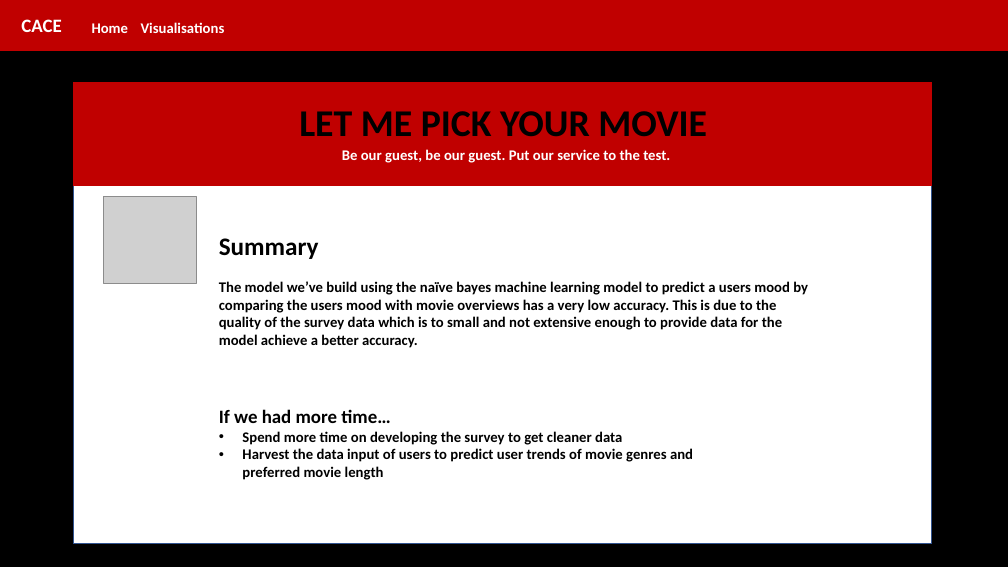
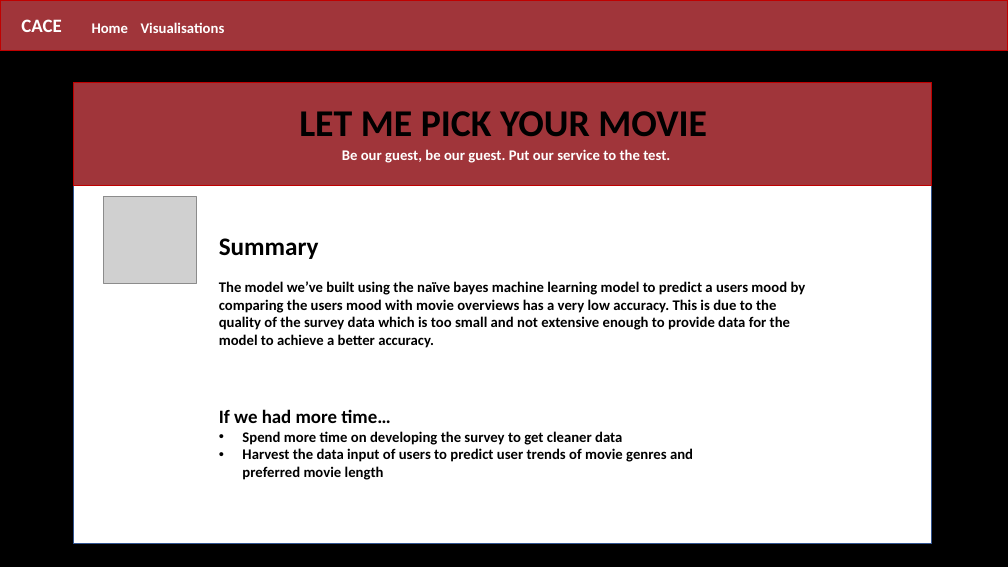
Before and after one commit to CarmenK2/Movie_Pick, a slide deck: slide 10 of Presentation/MoviePick.pptx. Drawn at 1008x567 pixels with LibreOffice and Linux fonts; fonts in the diff are those of the drawing; grey boxes stand for pictures. Boxes give left, top, right and bottom in pixels: in the first picture for what was removed or moved away, otherwise in the second. Text is boxed around its words. In the diff, an @@ line names an element or a change of style, - is before the commit and + after.

Commit message:
updated js file and presentation

```diff
--- a/Presentation/MoviePick.pptx
+++ b/Presentation/MoviePick.pptx
@@ rectangle at [0,0,1008,50]: fill #C00000 to #A0353A @@
@@ rectangle at [73,82,932,185]: fill #C00000 to #A0353A @@
@@ text at [219,281,806,348]: text changed @@
-The model we’ve build using the naïve bayes machine learning model to predict a users mood by comparing the users mood with movie overviews has a very low accuracy. This is due to the quality of the survey data which is to small and not extensive enough to provide data for the model achieve a better accuracy.
+The model we’ve built using the naïve bayes machine learning model to predict a users mood by comparing the users mood with movie overviews has a very low accuracy. This is due to the quality of the survey data which is too small and not extensive enough to provide data for the model to achieve a better accuracy.
```
Also in this commit, not shown: 12 other slides changed, 4 other files.
